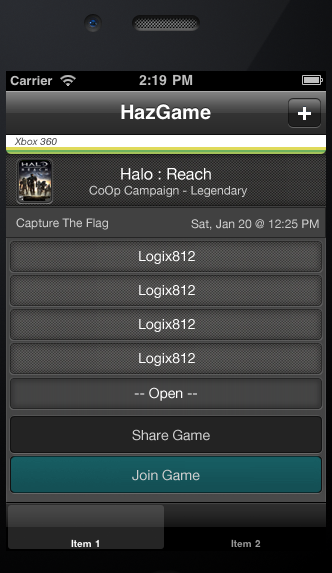
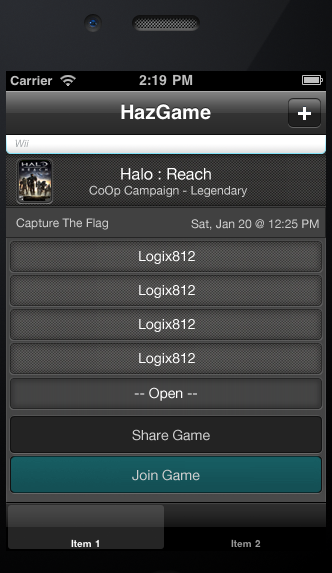
Revision of a layered w=332, h=573 image; what changed, layer by layer:
showed group "Platform - Wii" (4 layers) over [6, 135, 326, 154]
hid group "Platform - Xbox 360" (7 layers) over [6, 135, 326, 154]
